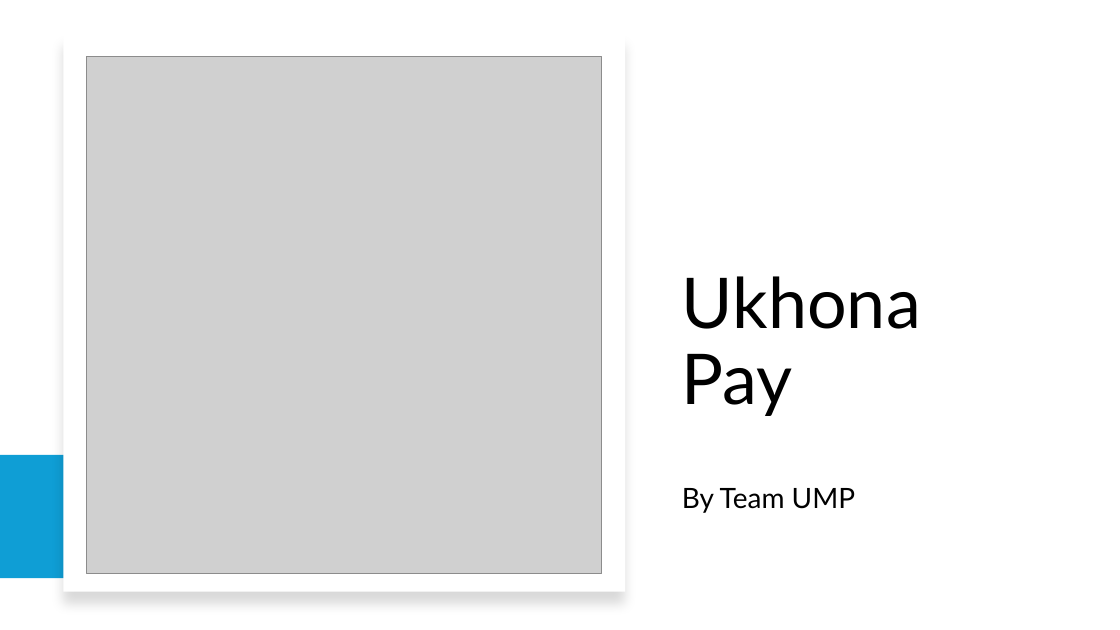
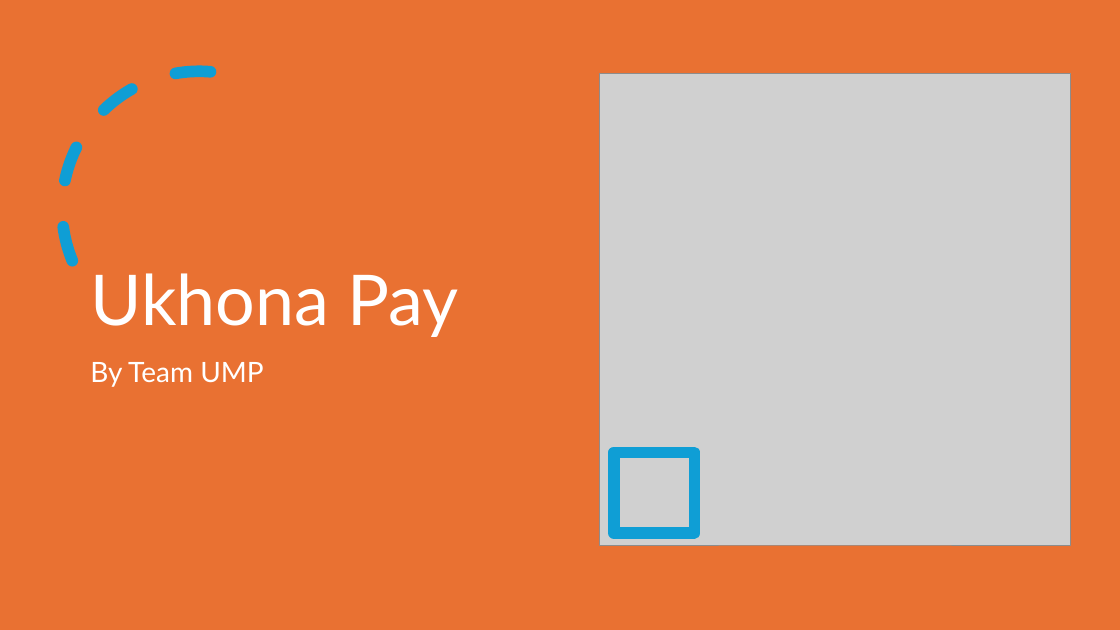
Before and after one commit to saxs-14/ukhona-pay, a slide deck: slide 1 of Ukhona Pay.pptx. Drawn at 1120x630 pixels with LibreOffice and Linux fonts; fonts in the diff are those of the drawing; grey boxes stand for pictures. Boxes give left, top, right and bottom in pixels: in the first picture for what was removed or moved away, otherwise in the second. Text is boxed around its words. In the diff, an @@ line names an element or a change of style, - is before the commit and + after.

```diff
--- a/Ukhona Pay.pptx
+++ b/Ukhona Pay.pptx
@@ rectangle added at <box>0,0,1120,630</box>, fill #E97132 @@
@@ arc (boxed as its full ellipse) added at <box>47,56,352,361</box>, outline #0F9ED5 10 pt dashed @@
@@ rectangle removed at <box>63,34,625,592</box> @@
@@ picture: place and size @@
-picture at <box>87,56,602,574</box>
+picture at <box>599,73,1071,545</box>
@@ title "Ukhona Pay": place and size @@
-title "Ukhona Pay" at <box>682,276,921,416</box>
+title "Ukhona Pay" at <box>90,273,458,337</box>
@@ title "Ukhona Pay" at <box>90,273,458,337</box>: text colour #000000 to #FFFFFF @@
@@ subtitle "By Team UMP" at <box>90,362,263,387</box>: text colour #000000 to #FFFFFF @@
@@ subtitle "By Team UMP": place and size @@
-subtitle "By Team UMP" at <box>682,488,855,513</box>
+subtitle "By Team UMP" at <box>90,362,263,387</box>
@@ rectangle removed at <box>0,455,521,578</box> @@
@@ rectangle added at <box>614,453,695,534</box>, outline #0F9ED5 10 pt @@
```
Also in this commit, not shown: 2 other slides changed, 8 slides added, 3 slides removed.
